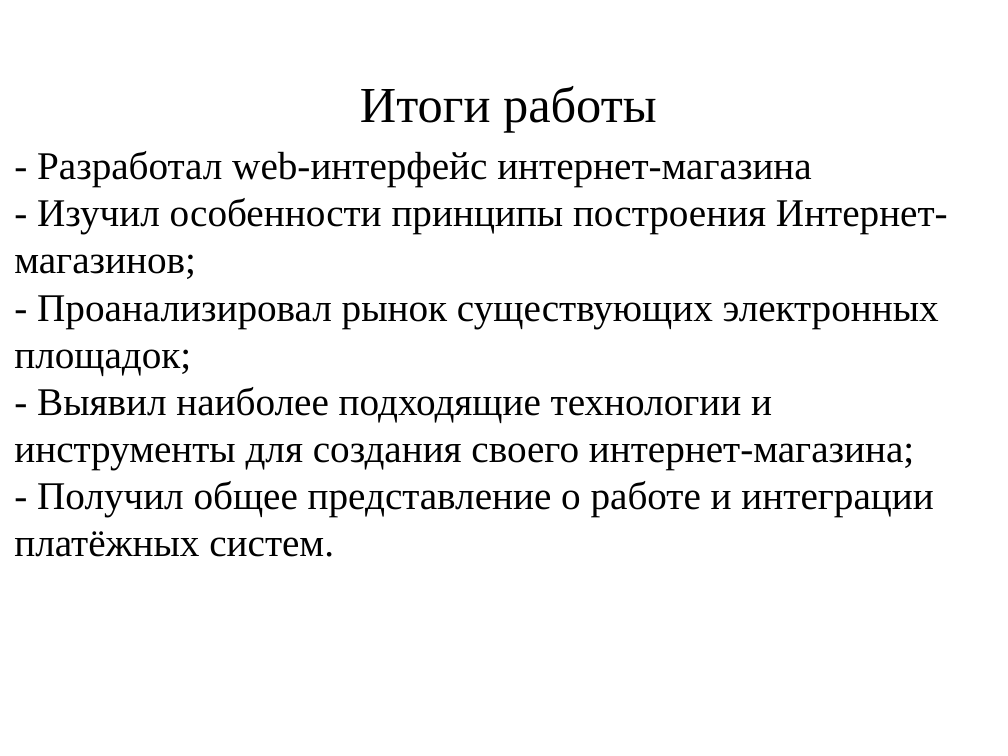
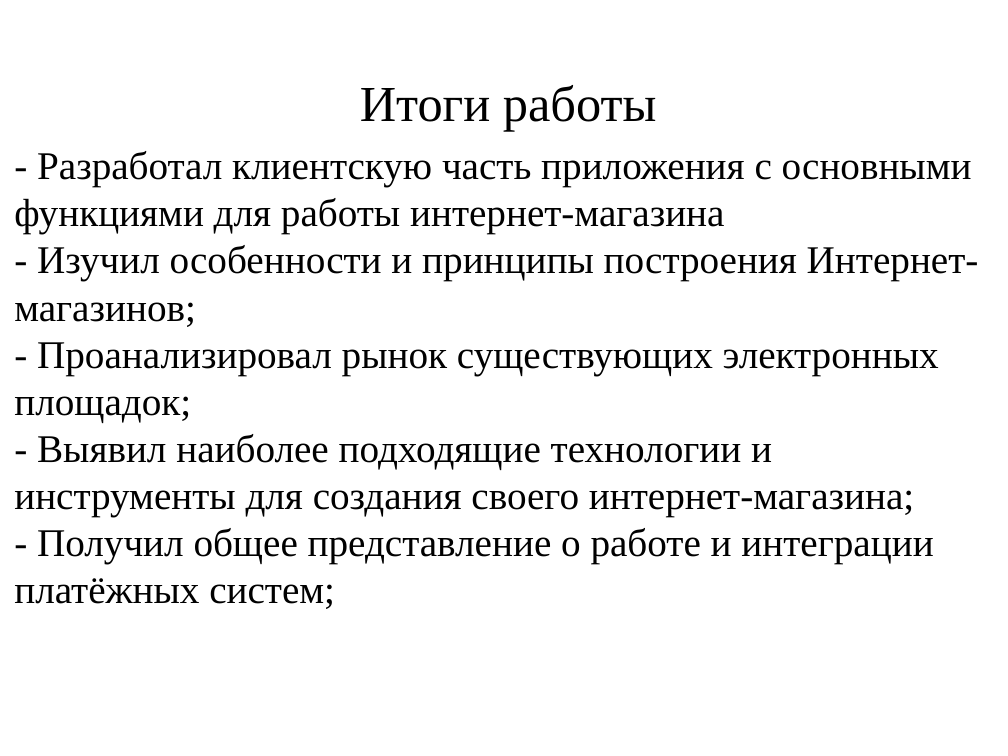
Before and after one commit to Vlad708/redux-shop, a slide deck: slide 12 of react-shopping-cart/public/work.pptx. Drawn at 1008x756 pixels with LibreOffice and Linux fonts; fonts in the diff are those of the drawing. Boxes give left, top, right and bottom in pixels: in the first picture for what was removed or moved away, otherwise in the second. Text is boxed around its words. In the diff, an @@ line names an element or a change of style, - is before the commit and + after.

Commit message:
Changes

```diff
--- a/react-shopping-cart/public/work.pptx
+++ b/react-shopping-cart/public/work.pptx
@@ text at <box>14,151,979,327</box>: text changed @@
-- Разработал web-интерфейс интернет-магазина
-- Изучил особенности принципы построения Интернет-магазинов;
+- Разработал клиентскую часть приложения с основными функциями для работы интернет-магазина
+- Изучил особенности и принципы построения Интернет-магазинов;
@@ text at <box>14,528,933,609</box>: text changed @@
-- Получил общее представление о работе и интеграции платёжных систем.
+- Получил общее представление о работе и интеграции платёжных систем;
```
Also in this commit, not shown: 2 other slides changed, 1 slide added.
